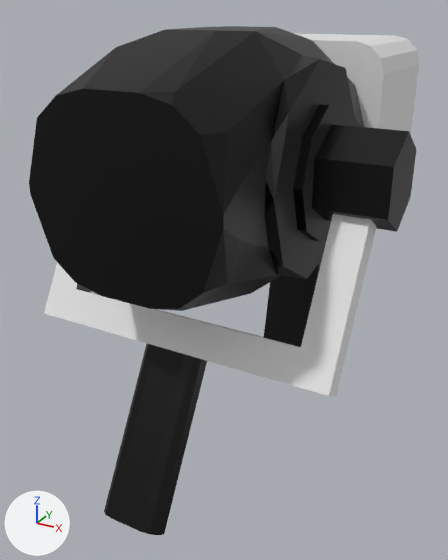
Two versions of the Blender file Models/Weapon-Healing-Body.blend, one commit apart.
Camera for both pictures: a camera (50 mm lens) standing at (1.75, -5.18, 0.82) and looking at (-0.19, -1.65, -0.94). The axes (+X, +Y, +Z) are drawn at lower left. The lights are the same throughout.

The first picture shows 'Weapon-Healing-Body'.
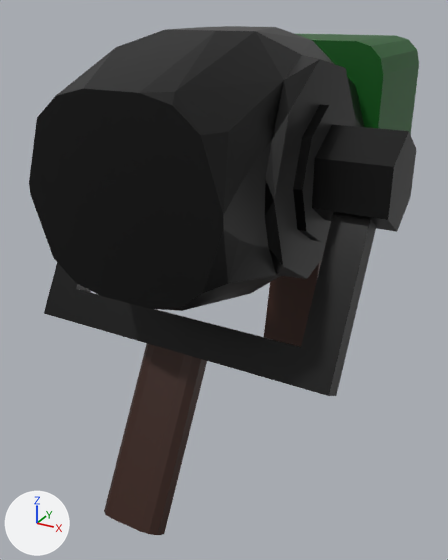
Pixel boxes [x1, y1, x2, y2] of what changed, in the pictures (448 x 560 px):
part 1 of me_weapon_healing_body, recoloured (black to brown)
    both: [104, 260, 322, 535]
part 2 of me_weapon_healing_body, recoloured (white to black)
    both: [44, 214, 376, 396]
part 3 of me_weapon_healing_body, recoloured (white to green)
    both: [296, 34, 419, 135]

What the commit changed:
Material 'Front part' (mat_front_part) is new.
Its base color is (0.00251, 0.102, 0.00815) (dark green #085a16).
Material 'Handels' (mat_handels) is new.
Its base color is (0.033, 0.00794, 0.00262) (brown #331609).
me_weapon_healing_body has 292 vertices, 584 faces and spans x -1.05..1.05, y -2.2..0.72, z -3.14..0.25.
me_weapon_healing_body is used by ob_weapon_healing_body; location (0.0, 0.0, 0.0); rotation (1.571, 0.0, -3.142), in degrees (90, 0, -180).
me_weapon_healing_body part 1: all 66 faces centred in x -0.2..0.2, y -2.15..-1.01, z -3.09..-0.3 switch from mat_material (black #333333) to mat_handels (brown #331609).
me_weapon_healing_body part 2: 34 of the faces centred in x -0.95..0.95, y -1.02..-0.37, z -2.63..-2.17 switch from mat_material_001 (white #ebebeb) to mat_material (black #333333).
me_weapon_healing_body part 3: all 95 faces centred in x -0.62..0.62, y -0.62..0.62, z -1.0..0.0 switch from mat_material_001 (white #ebebeb) to mat_front_part (dark green #085a16).
